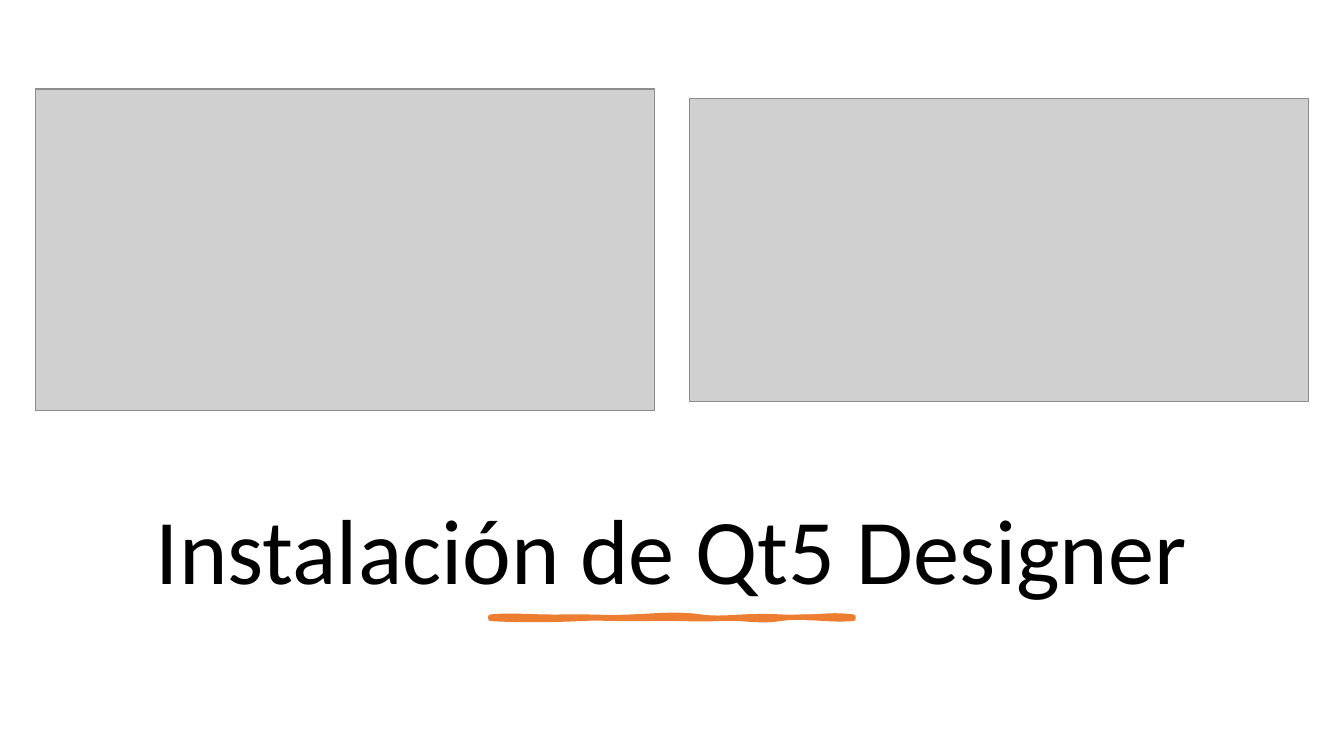
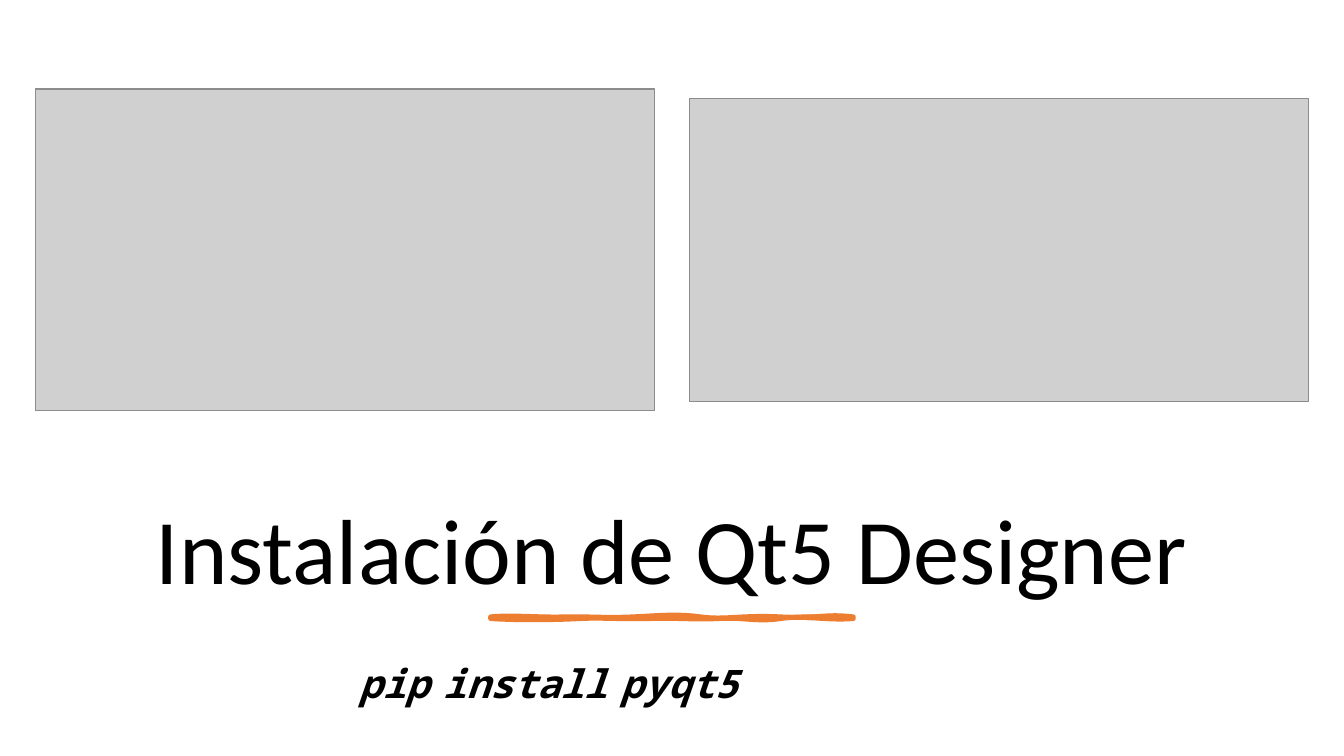
Before and after one commit to jemoralesuvg/Progra_de_micros, a slide deck: slide 5 of Python_Adafruit/10_Python.pptx. Drawn at 1344x756 pixels with LibreOffice and Linux fonts; fonts in the diff are those of the drawing; grey boxes stand for pictures. Boxes give left, top, right and bottom in pixels: in the first picture for what was removed or moved away, otherwise in the second. Text is boxed around its words. In the diff, an @@ line names an element or a change of style, - is before the commit and + after.

```diff
--- a/Python_Adafruit/10_Python.pptx
+++ b/Python_Adafruit/10_Python.pptx
@@ text added at bbox=[359, 667, 738, 708], 28 pt, text #000000, bold, italic @@
+pip install pyqt5
```
Also in this commit, not shown: 2 other slides changed, 3 other files.
